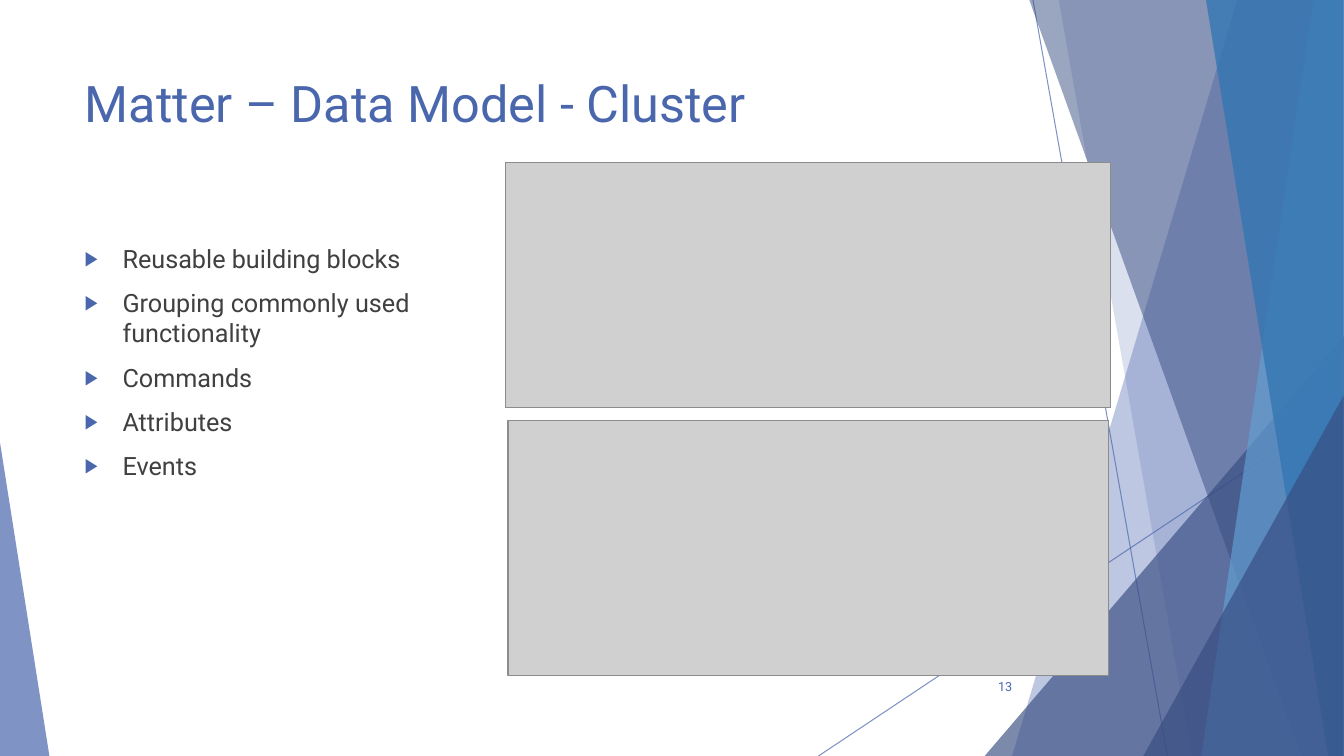
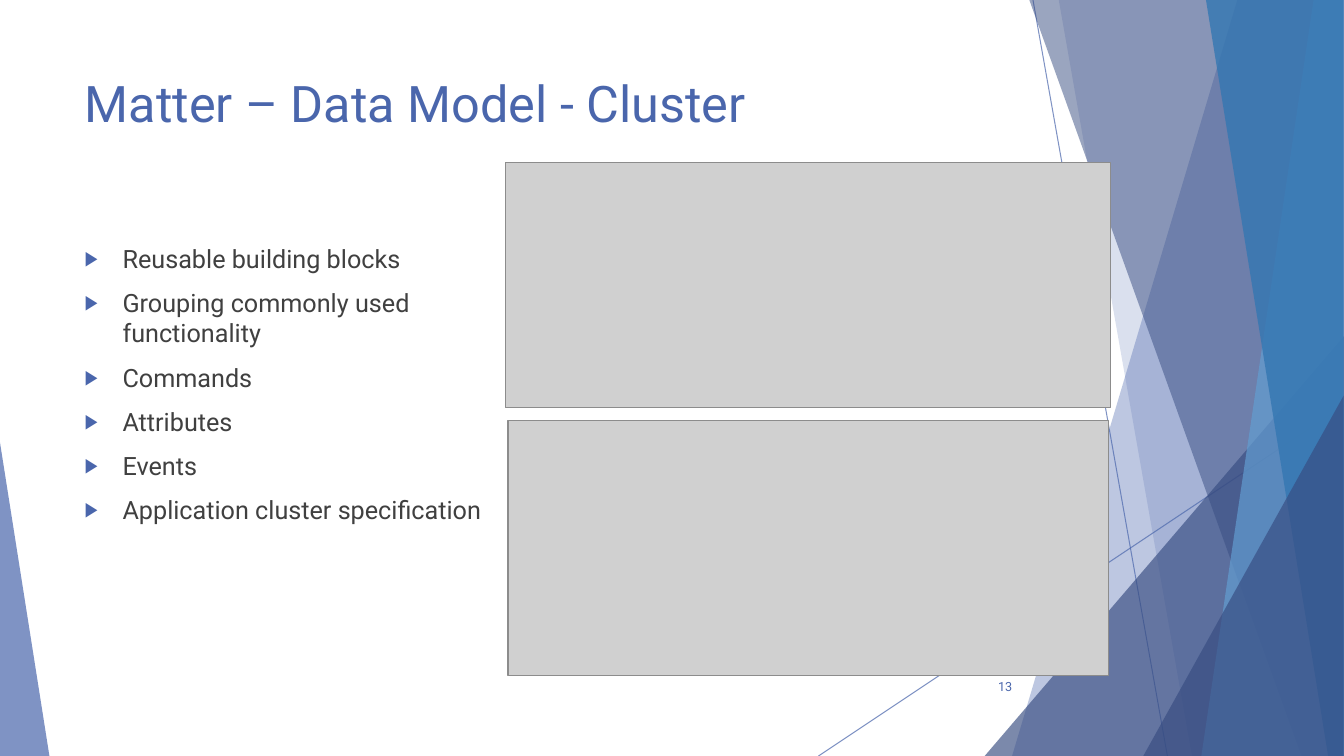
Before and after one commit to GysenBart/ProjectThreadMatter, a slide deck: slide 13 of Presentatie/ProjectThreadMatter.pptx. Drawn at 1344x756 pixels with LibreOffice and Linux fonts; fonts in the diff are those of the drawing; grey boxes stand for pictures. Boxes give left, top, right and bottom in pixels: in the first picture for what was removed or moved away, otherwise in the second. Text is boxed around its words. In the diff, an @@ line names an element or a change of style, - is before the commit and + after.

Commit message:
finished Matter section, added all the sections

```diff
--- a/Presentatie/ProjectThreadMatter.pptx
+++ b/Presentatie/ProjectThreadMatter.pptx
@@ text at bbox=[123, 500, 481, 524]: paragraph added @@
+▶ Application cluster specification
```
Also in this commit, not shown: 9 other slides changed, 4 slides added, 1 slide removed.
